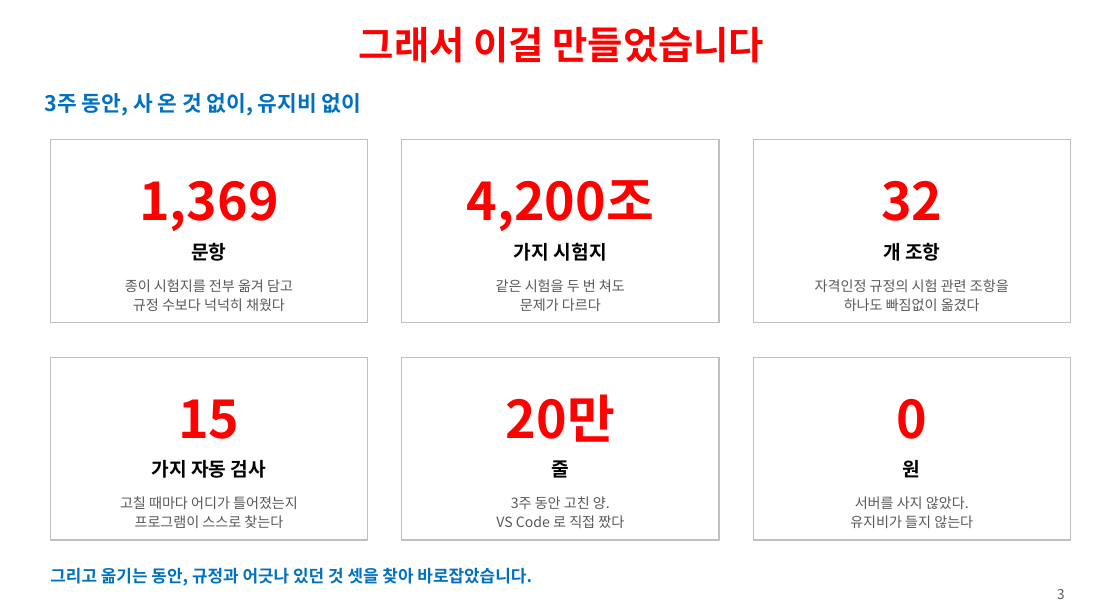
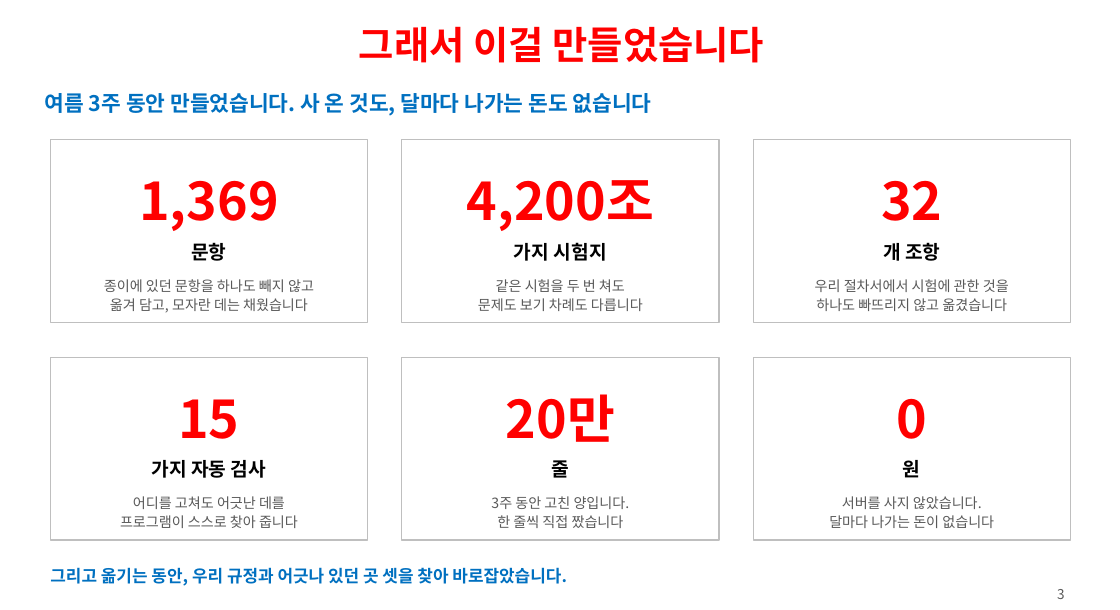
Before and after one commit to ys1277-sys/HIENDT-CBT, a slide deck: slide 3 of docs/발표자료-CBT-2026-08.pptx. Drawn at 1120x610 pixels with LibreOffice and Linux fonts; fonts in the diff are those of the drawing. Boxes give left, top, right and bottom in pixels: in the first picture for what was removed or moved away, otherwise in the second. Text is boxed around its words. In the diff, an @@ line names an element or a change of style, - is before the commit and + after.

```diff
--- a/docs/발표자료-CBT-2026-08.pptx
+++ b/docs/발표자료-CBT-2026-08.pptx
@@ text at <box>45,93,652,116</box>: text changed @@
-3주 동안, 사 온 것 없이, 유지비 없이
+여름 3주 동안 만들었습니다. 사 온 것도, 달마다 나가는 돈도 없습니다
@@ text at <box>104,279,314,312</box>: text changed @@
-종이 시험지를 전부 옮겨 담고
-규정 수보다 넉넉히 채웠다
+종이에 있던 문항을 하나도 빼지 않고
+옮겨 담고, 모자란 데는 채웠습니다
@@ text at <box>478,298,643,311</box>: text changed @@
-문제가 다르다
+문제도 보기 차례도 다릅니다
@@ text at <box>815,279,1009,311</box>: text changed @@
-자격인정 규정의 시험 관련 조항을
-하나도 빠짐없이 옮겼다
+우리 절차서에서 시험에 관한 것을
+하나도 빠뜨리지 않고 옮겼습니다
@@ text at <box>120,496,298,528</box>: text changed @@
-고칠 때마다 어디가 틀어졌는지
-프로그램이 스스로 찾는다
+어디를 고쳐도 어긋난 데를
+프로그램이 스스로 찾아 줍니다
@@ text at <box>491,496,630,528</box>: text changed @@
-3주 동안 고친 양.
-VS Code 로 직접 짰다
+3주 동안 고친 양입니다.
+한 줄씩 직접 짰습니다
@@ text at <box>829,496,994,528</box>: text changed @@
-서버를 사지 않았다.
-유지비가 들지 않는다
+서버를 사지 않았습니다.
+달마다 나가는 돈이 없습니다
@@ text at <box>50,567,567,586</box>: text changed @@
-그리고 옮기는 동안, 규정과 어긋나 있던 것 셋을 찾아 바로잡았습니다.
+그리고 옮기는 동안, 우리 규정과 어긋나 있던 곳 셋을 찾아 바로잡았습니다.
```
Also in this commit, not shown: 27 other slides changed, 1 other file.
